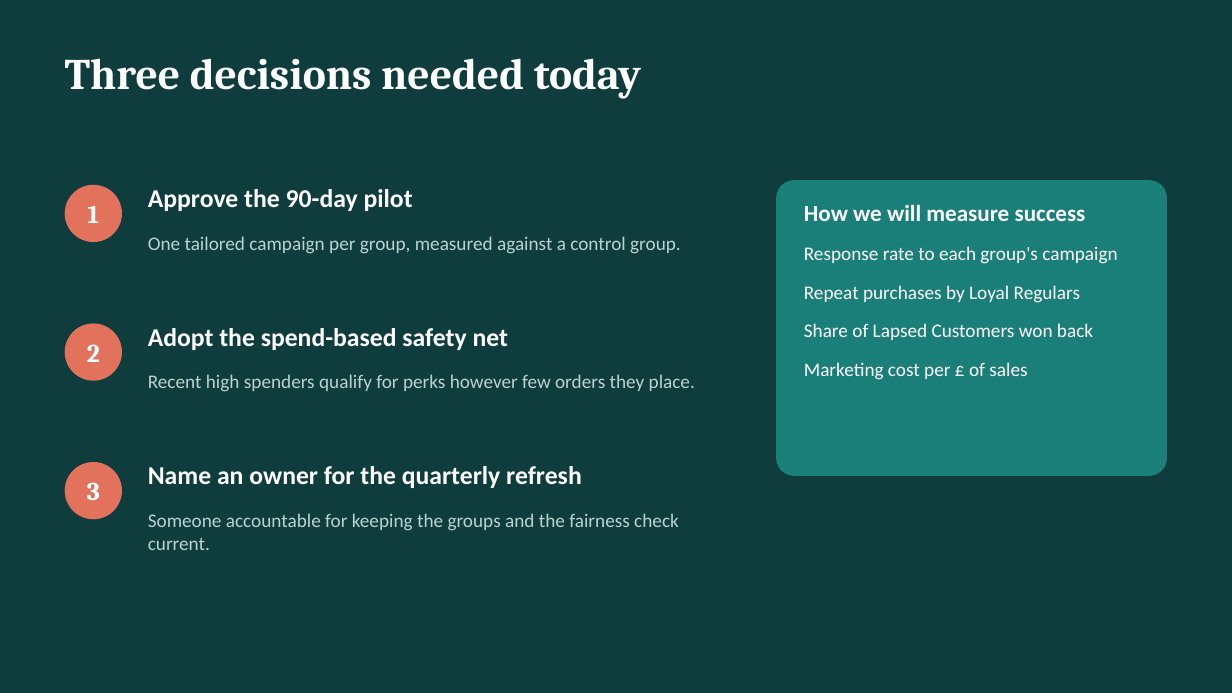
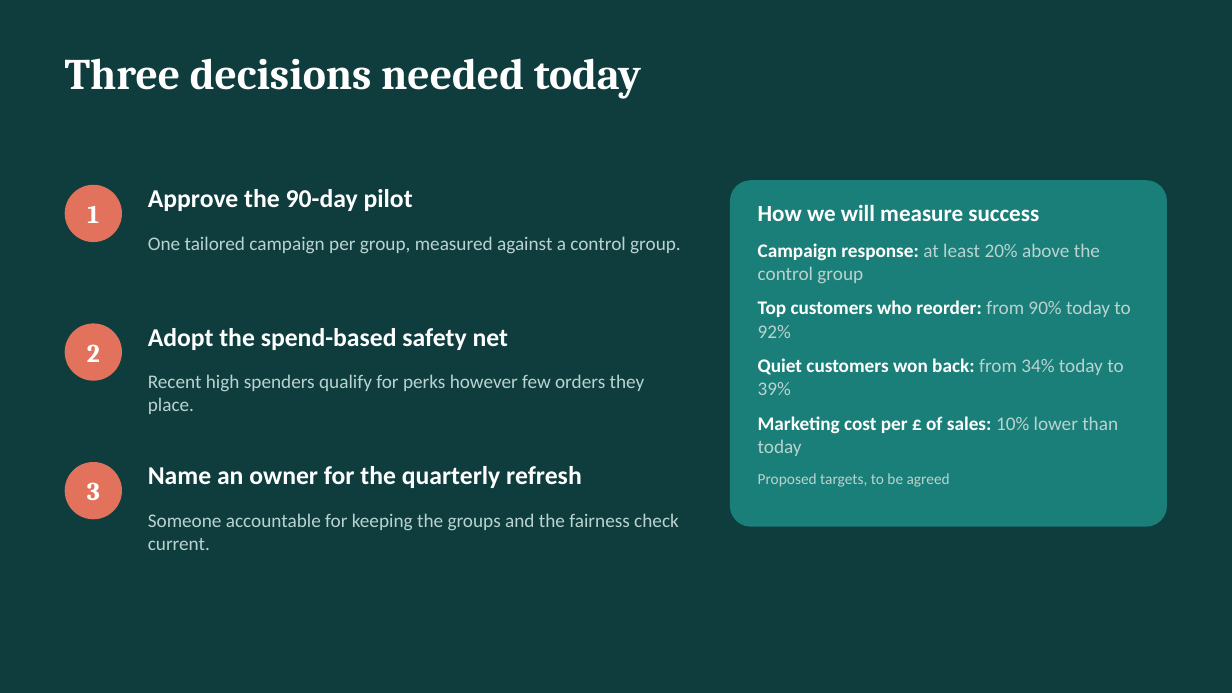
Before and after one commit to Quidam427/customer_segmentation_clustering, a slide deck: slide 10 of presentations/Business_Presentation.pptx. Drawn at 1232x693 pixels with LibreOffice and Linux fonts; fonts in the diff are those of the drawing. Boxes give left, top, right and bottom in pixels: in the first picture for what was removed or moved away, otherwise in the second. Text is boxed around its words. In the diff, an @@ line names an element or a change of style, - is before the commit and + after.

Commit message:
Add KPI targets and dataset justification

```diff
--- a/presentations/Business_Presentation.pptx
+++ b/presentations/Business_Presentation.pptx
@@ rounded rectangle: place and size @@
-rounded rectangle at box(776, 180, 1167, 476)
+rounded rectangle at box(730, 180, 1167, 527)
@@ text at box(758, 204, 1039, 221): less space between paragraphs @@
@@ text "How we will measure success": place and size @@
-text "How we will measure success" at box(804, 204, 1117, 380)
+text "How we will measure success" at box(758, 204, 1130, 487)
@@ text at box(758, 243, 1130, 487): text changed; text colour #FFFFFF to #B9D3D1 @@
-Response rate to each group's campaign
-Repeat purchases by Loyal Regulars
-Share of Lapsed Customers won back
-Marketing cost per £ of sales
+Campaign response: at least 20% above the control group
+Top customers who reorder: from 90% today to 92%
+Quiet customers won back: from 34% today to 39%
+Marketing cost per £ of sales: 10% lower than today
+Proposed targets, to be agreed
@@ text "Recent high spenders qualify for ..." rewrapped from box(148, 374, 695, 392) to box(148, 374, 645, 414) @@
```
Also in this commit, not shown: 6 other files.
